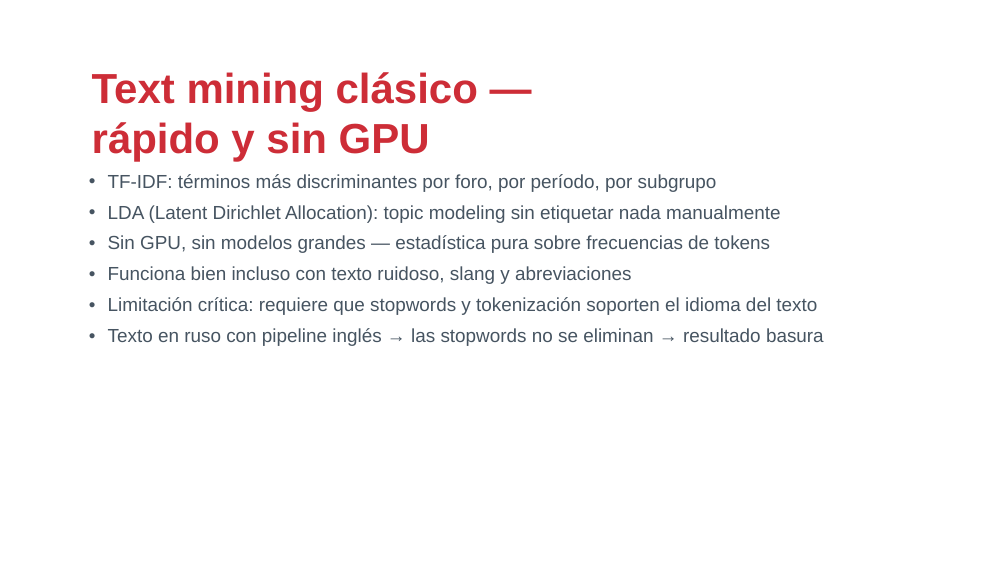
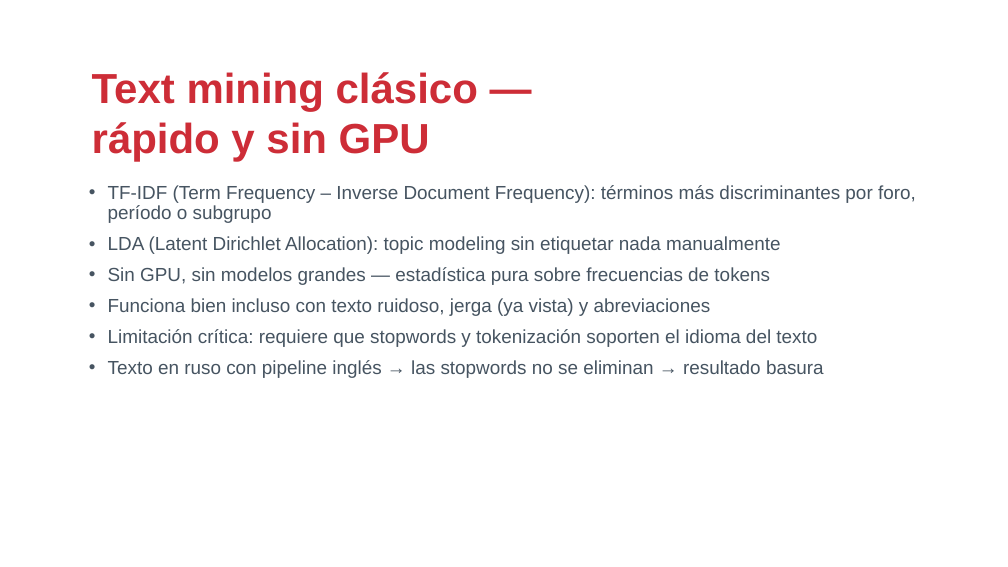
Before and after one commit to drj3ky11/FearOfTheDark, a slide deck: slide 11 of bloque1_bigdata/csbc26_b1_bigdata.pptx. Drawn at 1008x567 pixels with LibreOffice and Linux fonts; fonts in the diff are those of the drawing; background and template pictures are left out. Boxes give left, top, right and bottom in pixels: in the first picture for what was removed or moved away, otherwise in the second. Text is boxed around its words. In the diff, an @@ line names an element or a change of style, - is before the commit and + after.

```diff
--- a/bloque1_bigdata/csbc26_b1_bigdata.pptx
+++ b/bloque1_bigdata/csbc26_b1_bigdata.pptx
@@ text "TF-IDF (Term Frequency – Inverse ...": place and size @@
-text "TF-IDF (Term Frequency – Inverse ..." at box(108, 174, 824, 346)
+text "TF-IDF (Term Frequency – Inverse ..." at box(108, 185, 916, 378)
@@ text at box(108, 185, 916, 223): text changed @@
-• TF-IDF: términos más discriminantes por foro, por período, por subgrupo
+• TF-IDF (Term Frequency – Inverse Document Frequency): términos más discriminantes por foro, período o subgrupo
@@ text at box(108, 298, 711, 316): text changed @@
-• Funciona bien incluso con texto ruidoso, slang y abreviaciones
+• Funciona bien incluso con texto ruidoso, jerga (ya vista) y abreviaciones
```
Also in this commit, not shown: 11 other slides changed, 2 other files.
